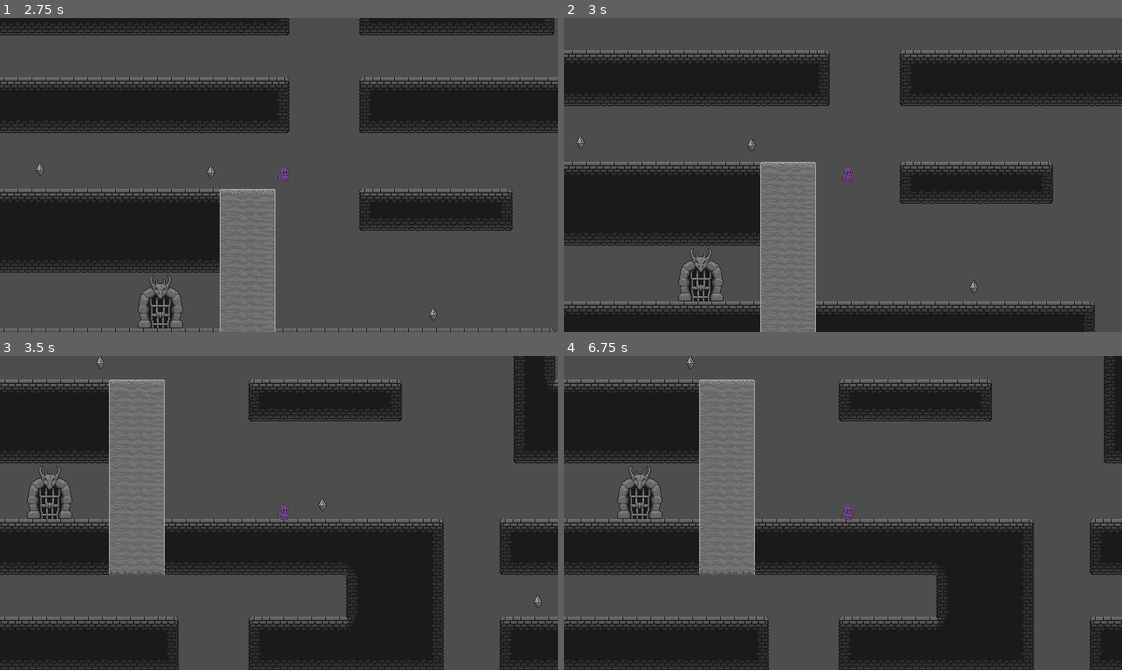
Above: before the commit, frames 1-4 (two rows, left to right).
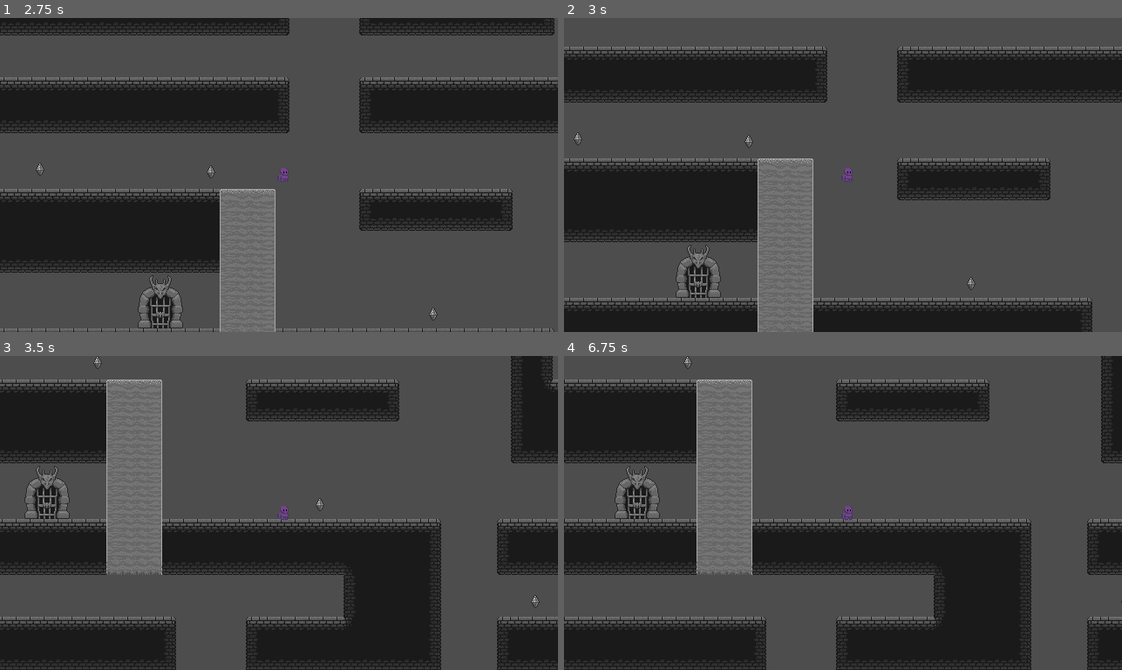
Above: after the commit, the same moments.

Repository: MatthewBL/Gates-and-Gems
Game: Godot game, scene res://scenes/level_manager/level_manager.tscn
Same seed, same stepped clock (60 frames per second), same inputs: the game is played once before the commit and once after it.
Inputs:
- Up to frame 1 (2.75 s): hold Space (ui_accept) 0.53-1.28 s; hold D (ui_right) 0.53-2.03 s; tap E (interact) at 1.35 s; tap Space (ui_accept) at 1.52, 1.55, 1.82 s; hold A (ui_left) from 2.03 s (still down); hold Space (ui_accept) from 2.03 s (still down)
- Up to frame 2 (3 s): release A (ui_left) at 2.78 s; release Space (ui_accept) at 2.78 s; hold D (ui_right) from 2.78 s (still down); tap E (interact) at 2.85 s
- Up to frame 3 (3.5 s): keep holding D (ui_right); tap Space (ui_accept) at 3.02, 3.05, 3.32 s
- Up to frame 4 (6.75 s): hold Space (ui_accept) 3.53-4.28 s; release D (ui_right) at 4.28 s; hold A (ui_left) 4.28-5.03 s; tap E (interact) at 4.35, 5.85 s; tap Space (ui_accept) at 4.52, 4.55, 4.82, 6.02, 6.05, 6.32 s; hold D (ui_right) 5.03-5.78 s; hold Space (ui_accept) 5.03-5.78 s; hold A (ui_left) from 5.78 s (still down); hold Space (ui_accept) from 6.53 s (still down)

Frame 1 is identical in both runs. In frame 2, 9.9% of the frame differs, in the area x 0-100%, y 9-100%; in frame 3, 6.3%; in frame 4, 6.2%.

Commit message:
Increased quicksand speed

Diff:
--- a/player_movement.gd
+++ b/player_movement.gd
@@ -3,8 +3,7 @@
 
 const SPEED = 200.0
 const JUMP_VELOCITY = -300.0
-const QUICKSAND_MOVEMENT_VELOCITY_MULTIPLIER = 0.5
-const QUICKSAND_JUMP_VELOCITY_MULTIPLIER = 1.5
+const QUICKSAND_MOVEMENT_VELOCITY_MULTIPLIER = 0.8
 const MAX_DROP_VELOCITY = 600.0
 const MAX_QUICKSAND_VELOCITY = 100.0
 const QUICKSAND_GRAVITY_MULTIPLIER = 0.2
@@ -48,10 +47,7 @@
 	if allow_movement:
 		# Handle jump.
 		if Input.is_action_just_pressed("ui_accept") and (is_on_floor() or onQuickSand):
-			if onQuickSand:
-				velocity.y += JUMP_VELOCITY * QUICKSAND_JUMP_VELOCITY_MULTIPLIER
-			else:
-				velocity.y += JUMP_VELOCITY
+			velocity.y += JUMP_VELOCITY
 
 		# Long jump.
 		if not Input.is_action_pressed("ui_accept") and !is_on_floor() and velocity.y < 0:
